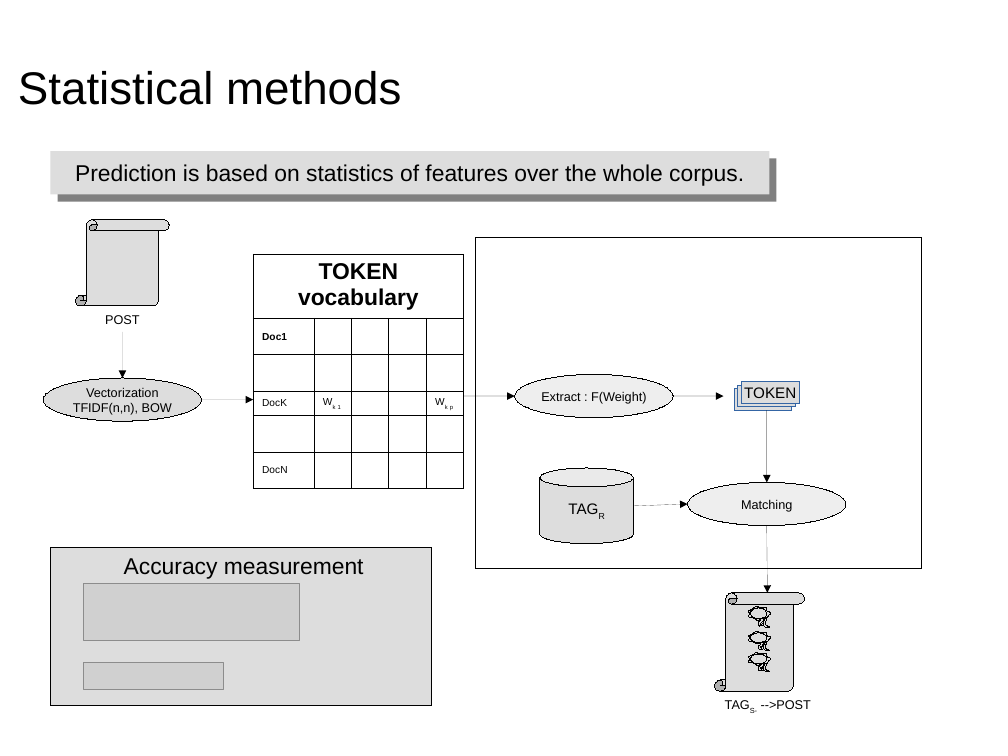
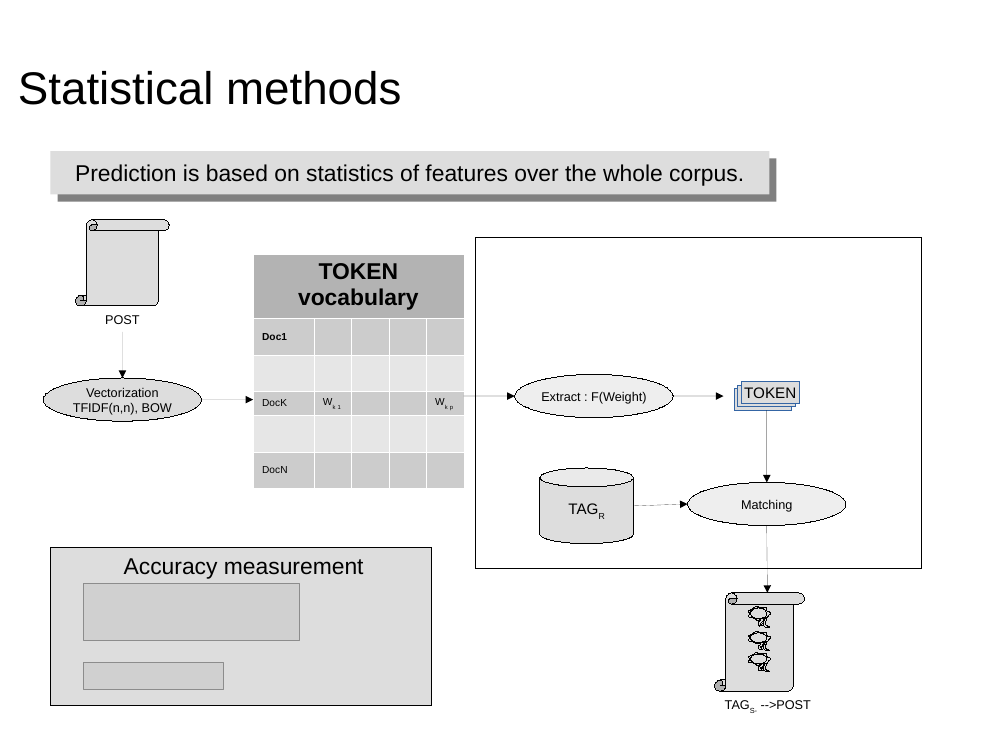
Before and after one commit to dataforcast/OC_Datascientist, a slide deck: slide 21 of P6/report/Openclassrooms_ParcoursDatascientist_P6-V1.odp. Drawn at 1008x756 pixels with LibreOffice and Linux fonts; fonts in the diff are those of the drawing; grey boxes stand for pictures; background and template pictures are left out. Boxes give left, top, right and bottom in pixels: in the first picture for what was removed or moved away, otherwise in the second. Text is boxed around its words. In the diff, an @@ line names an element or a change of style, - is before the commit and + after.

```diff
--- a/P6/report/Openclassrooms_ParcoursDatascientist_P6-V1.odp
+++ b/P6/report/Openclassrooms_ParcoursDatascientist_P6-V1.odp
@@ table at (x1=253, y1=254, x2=464, y2=478) @@
@@ fill none to #B3B3B3 in row 1, column 1 @@
@@ fill none to #CCCCCC in 5 cells @@
@@ borders changed @@
```
Also in this commit, not shown: 5 other slides changed, 7 other files.
